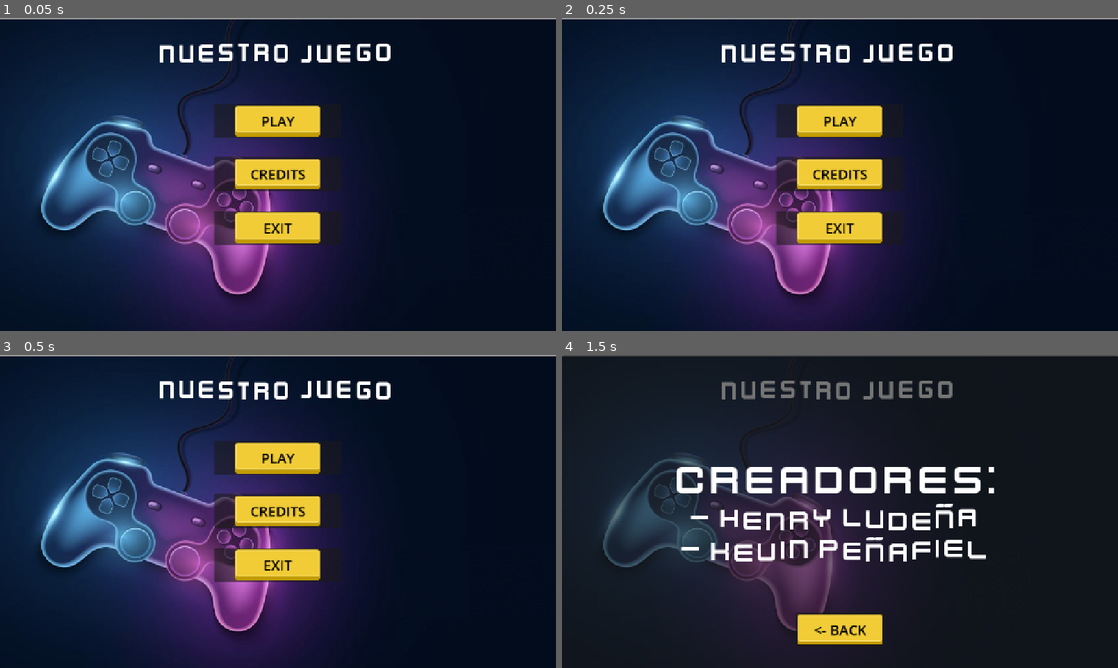
Above: before the commit, frames 1-4 (two rows, left to right).
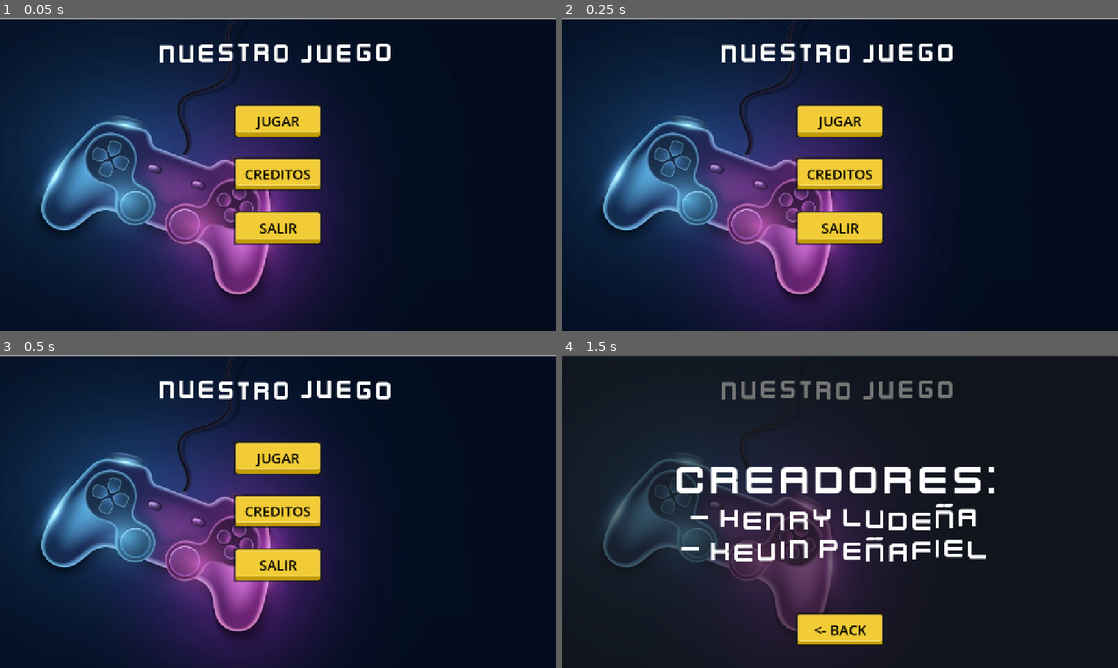
Above: after the commit, the same moments.

Repository: KealPetu/game-kapt-1
Game: Godot game, scene res://Scenes/MainMenu.tscn
Two runs of this game, one before a commit and one after it. Both use one fixed random seed, a clock stepped at 60 frames per second and the inputs below.
Inputs (mouse positions are in pixels of both pictures, inside the frame that each line leads up to):
- Up to frame 1 (0.05 s): no input
- Up to frame 2 (0.25 s): no input
- Up to frame 3 (0.5 s): no input
- Up to frame 4 (1.5 s): click "CREDITS" (after the commit: "CREDITOS") at 0.5 s; move the mouse to (962, 495) at 1.27 s; hold D (right) from 1.28 s (still down); hold F (flashlight_toggle) from 1.28 s (still down); click (962, 495) at 1.42 s

The runs differ from the first frame. In frame 1, 2.0% of the frame differs, in the area x 38-59%, y 27-73%; in frame 2, 2.0%; in frame 3, 2.0%; in frame 4, nothing differs.

Commit message:
win scene created

Diff:
--- /dev/null
+++ b/Assets/Shaders/WinScenePattern.gdshader
@@ -0,0 +1,8 @@
+shader_type canvas_item;
+
+uniform float speed = 0.1;
+
+void vertex() {
+	UV.x += TIME * speed;
+	UV.y += TIME * speed;
+}
--- /dev/null
+++ b/Assets/Shaders/toon_shader.tres
@@ -0,0 +1,21 @@
+[gd_resource type="StandardMaterial3D" format=3 uid="uid://cj206mragvs12"]
+
+[sub_resource type="StandardMaterial3D" id="StandardMaterial3D_1mv4x"]
+render_priority = 1
+transparency = 1
+shading_mode = 0
+albedo_color = Color(0, 0, 0, 1)
+grow = true
+grow_amount = 0.01
+stencil_mode = 3
+stencil_flags = 1
+stencil_compare = 5
+metadata/_stencil_owned = true
+
+[resource]
+next_pass = SubResource("StandardMaterial3D_1mv4x")
+diffuse_mode = 3
+specular_mode = 1
+roughness = 0.0
+stencil_mode = 1
+stencil_flags = 2
--- a/Scenes/Game.tscn
+++ b/Scenes/Game.tscn
@@ -61,7 +61,7 @@
 offset_top = 48.0
 offset_right = 102.0
 offset_bottom = 93.0
-text = "Score: "
+text = "Puntaje:"
 label_settings = SubResource("LabelSettings_b2bpf")
 
 [node name="FPSUpdaterTimer" type="Timer" parent="UI/Control" unique_id=129926129]
--- a/Scenes/Levels/TestLevel.tscn
+++ b/Scenes/Levels/TestLevel.tscn
@@ -2,6 +2,7 @@
 
 [ext_resource type="PackedScene" uid="uid://dsbavickrgd64" path="res://Assets/Models/Enviroment/naturePack_014.glb" id="1_1mv4x"]
 [ext_resource type="Script" uid="uid://dn2ajg5242r43" path="res://Scripts/CoinSpawner.gd" id="1_a7u0l"]
+[ext_resource type="Material" uid="uid://cj206mragvs12" path="res://Assets/Shaders/toon_shader.tres" id="1_qhub5"]
 [ext_resource type="PackedScene" uid="uid://b8m7p7g443u10" path="res://Assets/Models/Enviroment/naturePack_017.glb" id="2_a7u0l"]
 [ext_resource type="PackedScene" uid="uid://cpxtnppwp6svr" path="res://Assets/Models/Enviroment/naturePack_021.glb" id="3_qhub5"]
 [ext_resource type="PackedScene" uid="uid://euneys0k6kqv" path="res://Assets/Models/Enviroment/naturePack_019.glb" id="4_cuare"]
@@ -9,8 +10,26 @@
 [ext_resource type="PackedScene" uid="uid://di8nulb5a4cqu" path="res://Assets/Models/Enviroment/naturePack_065.glb" id="6_buhu8"]
 [ext_resource type="PackedScene" uid="uid://2gc443b57113" path="res://Assets/Models/Enviroment/naturePack_066.glb" id="7_jj57x"]
 
+[sub_resource type="StandardMaterial3D" id="StandardMaterial3D_a7u0l"]
+render_priority = 1
+transparency = 1
+shading_mode = 0
+albedo_color = Color(0, 0, 0, 1)
+grow = true
+grow_amount = 0.01
+stencil_mode = 3
+stencil_flags = 1
+stencil_compare = 5
+metadata/_stencil_owned = true
+
 [sub_resource type="StandardMaterial3D" id="StandardMaterial3D_gl6un"]
+next_pass = SubResource("StandardMaterial3D_a7u0l")
+diffuse_mode = 3
+specular_mode = 1
 albedo_color = Color(0.41960785, 0.23921569, 1, 1)
+roughness = 0.0
+stencil_mode = 1
+stencil_flags = 2
 
 [node name="TestLevel" type="Node3D" unique_id=583016640]
 
@@ -19,6 +38,7 @@
 
 [node name="CSGBox3D" type="CSGBox3D" parent="CSGCombiner3D" unique_id=2073221412]
 size = Vector3(50, 5, 50)
+material = ExtResource("1_qhub5")
 
 [node name="CSGBox3D2" type="CSGBox3D" parent="CSGCombiner3D" unique_id=910950027]
 transform = Transform3D(1, 0, 0, 0, 1, 0, 0, 0, 1, 0, 0.5, 0)
--- a/Scenes/MainMenu.tscn
+++ b/Scenes/MainMenu.tscn
@@ -49,9 +49,9 @@
 anchor_top = 0.5
 anchor_right = 0.5
 anchor_bottom = 0.5
-offset_left = -146.75
+offset_left = -102.0
 offset_top = -162.0
-offset_right = 146.75
+offset_right = 102.0
 offset_bottom = 162.0
 grow_horizontal = 2
 grow_vertical = 2
@@ -61,7 +61,7 @@
 size_flags_vertical = 2
 theme_override_colors/font_color = Color(0, 0, 0, 1)
 theme_override_font_sizes/font_size = 32
-text = "PLAY"
+text = "JUGAR"
 icon = ExtResource("3_ghw46")
 icon_alignment = 1
 
@@ -70,7 +70,7 @@
 size_flags_vertical = 6
 theme_override_colors/font_color = Color(0, 0, 0, 1)
 theme_override_font_sizes/font_size = 32
-text = "CREDITS"
+text = "CREDITOS"
 icon = ExtResource("3_ghw46")
 icon_alignment = 1
 
@@ -79,7 +79,7 @@
 size_flags_vertical = 10
 theme_override_colors/font_color = Color(0, 0, 0, 1)
 theme_override_font_sizes/font_size = 32
-text = "EXIT"
+text = "SALIR"
 icon = ExtResource("3_ghw46")
 icon_alignment = 1
 
--- a/Scenes/Player.tscn
+++ b/Scenes/Player.tscn
@@ -2,8 +2,26 @@
 
 [ext_resource type="Script" uid="uid://cuwa7tj8006x5" path="res://Scripts/Player.gd" id="1_rpqav"]
 
+[sub_resource type="StandardMaterial3D" id="StandardMaterial3D_kyqiw"]
+render_priority = 1
+transparency = 1
+shading_mode = 0
+albedo_color = Color(0, 0, 0, 1)
+grow = true
+grow_amount = 0.01
+stencil_mode = 3
+stencil_flags = 1
+stencil_compare = 5
+metadata/_stencil_owned = true
+
 [sub_resource type="StandardMaterial3D" id="StandardMaterial3D_rpqav"]
+next_pass = SubResource("StandardMaterial3D_kyqiw")
+diffuse_mode = 3
+specular_mode = 1
 albedo_color = Color(1, 0.30980393, 0.3019608, 1)
+roughness = 0.0
+stencil_mode = 1
+stencil_flags = 2
 
 [sub_resource type="CapsuleMesh" id="CapsuleMesh_su5g8"]
 material = SubResource("StandardMaterial3D_rpqav")
--- a/Scenes/WinScene.tscn
+++ b/Scenes/WinScene.tscn
@@ -1,4 +1,13 @@
 [gd_scene format=3 uid="uid://dlngkbps87n2y"]
+
+[ext_resource type="Texture2D" uid="uid://cf6i4x5o5egov" path="res://Assets/UI/buttonLarge.png" id="1_ntd6c"]
+[ext_resource type="Script" uid="uid://cnoypxikf34jl" path="res://Scripts/WinScene.gd" id="1_raalc"]
+[ext_resource type="Texture2D" uid="uid://b1u3ojied5olx" path="res://Assets/Textures/stars.png" id="2_2o7h2"]
+[ext_resource type="Shader" uid="uid://w7xg1hsa5brp" path="res://Assets/Shaders/WinScenePattern.gdshader" id="2_3m64s"]
+
+[sub_resource type="ShaderMaterial" id="ShaderMaterial_2o7h2"]
+shader = ExtResource("2_3m64s")
+shader_parameter/speed = 0.1
 
 [node name="WinScreen" type="Control" unique_id=260887901]
 layout_mode = 3
@@ -7,3 +16,72 @@
 anchor_bottom = 1.0
 grow_horizontal = 2
 grow_vertical = 2
+script = ExtResource("1_raalc")
+
+[node name="ColorRect" type="ColorRect" parent="." unique_id=585534231]
+layout_mode = 1
+anchors_preset = 15
+anchor_right = 1.0
+anchor_bottom = 1.0
+grow_horizontal = 2
+grow_vertical = 2
+color = Color(0, 0, 0, 1)
+
+[node name="Pattern" type="TextureRect" parent="." unique_id=1242648016]
+texture_repeat = 2
+material = SubResource("ShaderMaterial_2o7h2")
+layout_mode = 0
+offset_right = 40.0
+offset_bottom = 40.0
+texture = ExtResource("2_2o7h2")
+
+[node name="RichTextLabel" type="RichTextLabel" parent="." unique_id=607519366]
+layout_mode = 1
+anchors_preset = 5
+anchor_left = 0.5
+anchor_right = 0.5
+offset_left = -394.0
+offset_top = 60.0
+offset_right = 394.0
+offset_bottom = 282.49997
+grow_horizontal = 2
+bbcode_enabled = true
+text = "[wave][center][font_size=64][rainbow]FELICITACIONES, ERES UN GANADOR![/rainbow][/font_size][/center][/wave]"
+
+[node name="Buttons" type="VBoxContainer" parent="." unique_id=1963163618]
+layout_mode = 1
+anchors_preset = 7
+anchor_left = 0.5
+anchor_top = 1.0
+anchor_right = 0.5
+anchor_bottom = 1.0
+offset_left = -102.0
+offset_top = -360.0
+offset_right = 102.0
+offset_bottom = -117.99988
+grow_horizontal = 2
+grow_vertical = 0
+
+[node name="ButtonReturnMenu" type="Button" parent="Buttons" unique_id=1099265428]
+layout_mode = 2
+theme_override_colors/font_color = Color(0, 0, 0, 1)
+text = "REGRESAR AL MENU PRINCIPAL"
+icon = ExtResource("1_ntd6c")
+text_overrun_behavior = 2
+icon_alignment = 1
+
+[node name="ButtonReturnGame" type="Button" parent="Buttons" unique_id=2013667348]
+layout_mode = 2
+theme_override_colors/font_color = Color(0, 0, 0, 1)
+text = "REGRESAR AL JUEGO"
+icon = ExtResource("1_ntd6c")
+text_overrun_behavior = 2
+icon_alignment = 1
+
+[node name="ButtonReturnExit" type="Button" parent="Buttons" unique_id=827772839]
+layout_mode = 2
+theme_override_colors/font_color = Color(0, 0, 0, 1)
+text = "SALIR DEL JUEGO"
+icon = ExtResource("1_ntd6c")
+text_overrun_behavior = 2
+icon_alignment = 1
--- a/Scripts/Game.gd
+++ b/Scripts/Game.gd
@@ -7,4 +7,5 @@
 
 func _on_score_changed():
 	if ScoreManager.score >= ScoreManager.MAX_SCORE:
+		Input.mouse_mode = Input.MOUSE_MODE_VISIBLE
 		get_tree().call_deferred("change_scene_to_file", "res://Scenes/WinScene.tscn")
--- a/Scripts/UI.gd
+++ b/Scripts/UI.gd
@@ -11,7 +11,7 @@
 	EventBus.score_changed.connect(_on_score_updated)
 
 func _on_score_updated() -> void:
-	score_label.text = "Score: " + str(ScoreManager.score)
+	score_label.text = "Puntaje: " + str(ScoreManager.score)
 
 func update_fps_text_label() -> void:
 	fps_label.text = "FPS: " + ("%.2f" % Engine.get_frames_per_second())
--- /dev/null
+++ b/Scripts/WinScene.gd
@@ -0,0 +1,23 @@
+extends Control
+
+
+@onready var button_return_menu: Button = $Buttons/ButtonReturnMenu
+@onready var button_return_game: Button = $Buttons/ButtonReturnGame
+@onready var button_return_exit: Button = $Buttons/ButtonReturnExit
+
+
+func _ready() -> void:
+	button_return_menu.pressed.connect(_on_button_return_menu)
+	button_return_game.pressed.connect(_on_button_return_game)
+	button_return_exit.pressed.connect(_on_button_return_exit)
+
+func _on_button_return_menu():
+	get_tree().change_scene_to_file("res://Scenes/MainMenu.tscn")
+
+
+func _on_button_return_game():
+	get_tree().change_scene_to_file("res://Scenes/Game.tscn")
+
+
+func _on_button_return_exit():
+	get_tree().quit()
Not shown, added: Assets/Shaders/WinScenePattern.gdshader.uid
Binary file added: Assets/Textures/stars.png
Not shown, added: Assets/Textures/stars.png.import
Not shown, added: Scripts/WinScene.gd.uid
